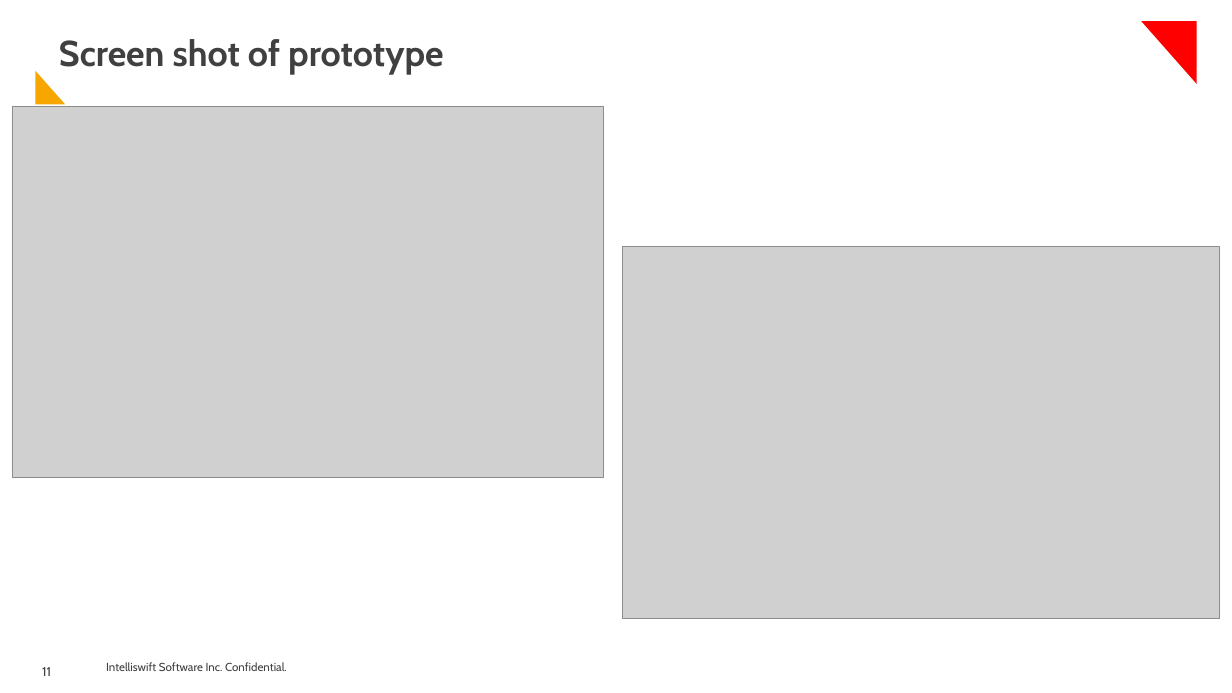
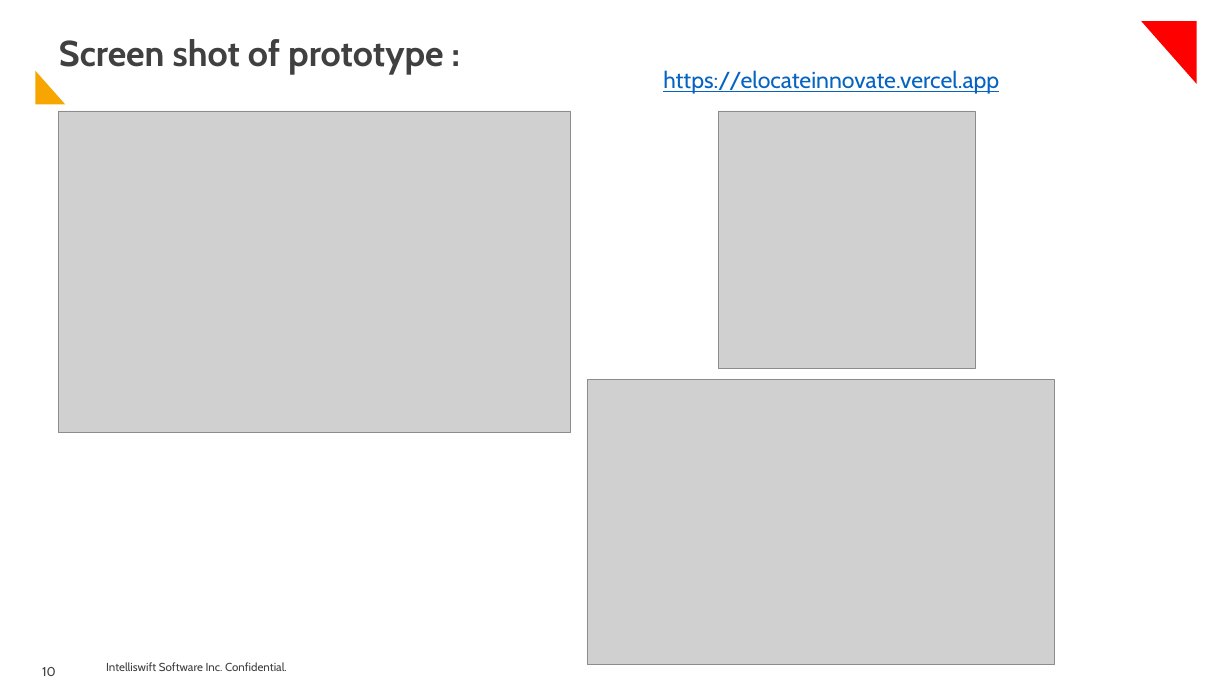
Before and after one commit to shuence/ELocate, a slide deck: slide 10 of I-nnovate_Hackathon Spam Byte Submission.pptx (slide 11 before the commit). Drawn at 1232x693 pixels with LibreOffice and Linux fonts; fonts in the diff are those of the drawing; grey boxes stand for pictures; background and template pictures are left out. Boxes give left, top, right and bottom in pixels: in the first picture for what was removed or moved away, otherwise in the second. Text is boxed around its words. In the diff, an @@ line names an element or a change of style, - is before the commit and + after.

```diff
--- a/I-nnovate_Hackathon Spam Byte Submission.pptx
+++ b/I-nnovate_Hackathon Spam Byte Submission.pptx
@@ text added at (663, 70, 999, 94), 18 pt, text #0563C1, underline @@
+https://elocateinnovate.vercel.app
@@ picture: place and size @@
-picture at (12, 106, 604, 478)
+picture at (59, 111, 571, 433)
@@ picture added at (718, 111, 975, 368) @@
@@ picture: place and size @@
-picture at (622, 247, 1220, 618)
+picture at (588, 380, 1055, 665)
@@ page number at (42, 667, 56, 676): text changed @@
-11
+10
```
Also in this commit, not shown: 6 other slides changed, 2 slides removed.
